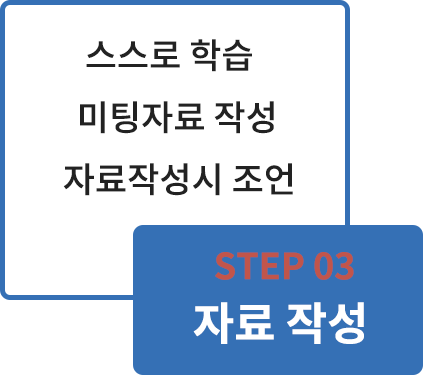
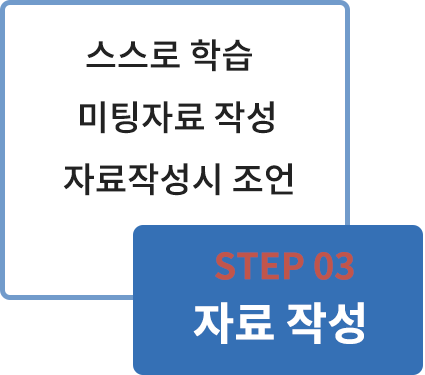
The second 425 x 375 image is a revision of the first. Changes to its layers:
"모서리가 둥근 직사각형 1": opacity 100% → 70% over [0, 0, 350, 300]
